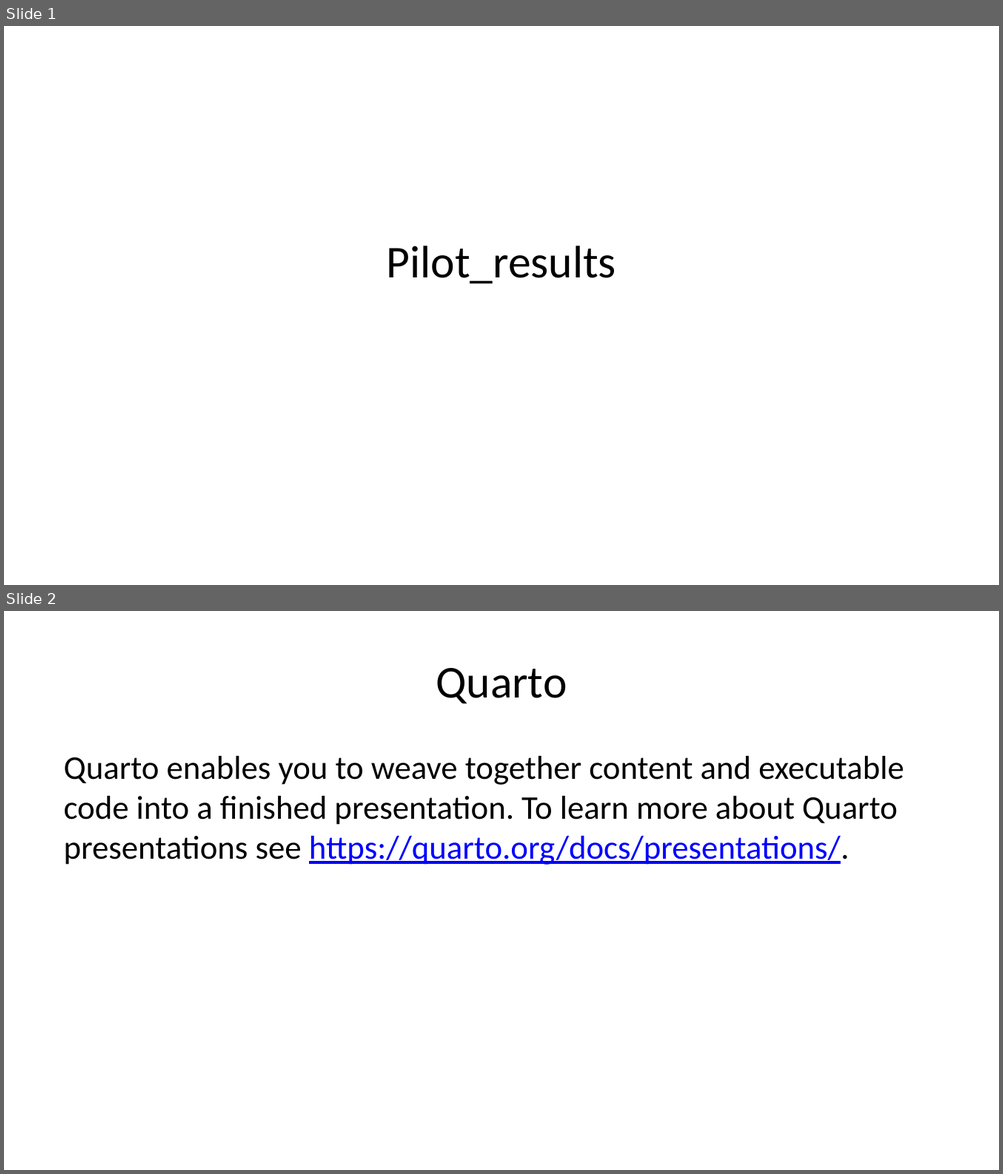
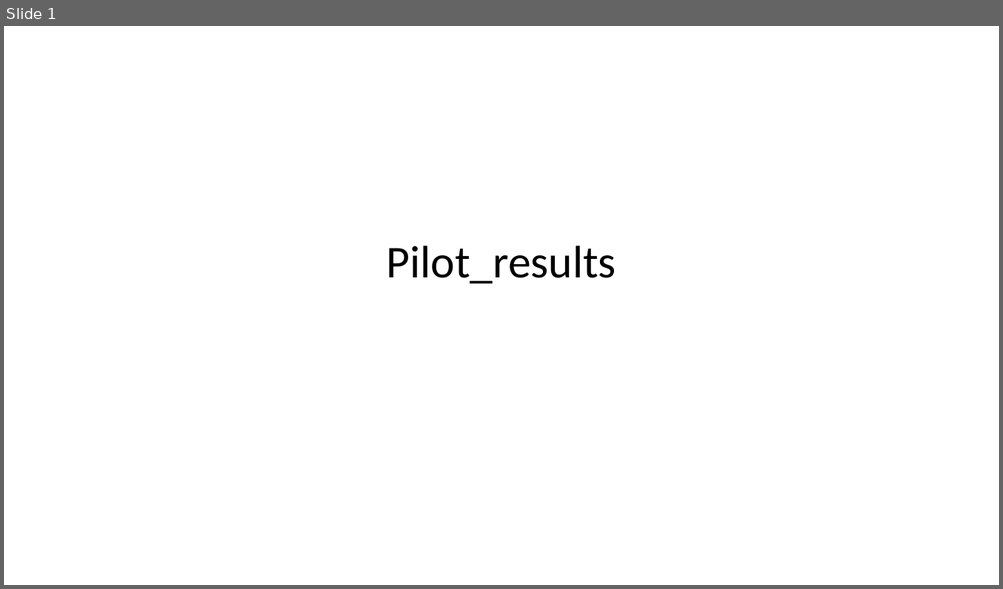
Before and after one commit to Carlos-Ballon/CAUSAS_CVD, a slide deck: report_sources/Pilot_results.pptx. Shown one above the other, each under a label of ours: slides 1 and 2 before the commit, slide 1 after it. The pictures are 1003x1174 and 1003x589 pixels, drawn with LibreOffice and Linux fonts; fonts in the diff are those of the drawing. Boxes give left, top, right and bottom in pixels: in the first picture for what was removed or moved away, otherwise in the second. Text is boxed around its words. In the diff, an @@ line names an element or a change of style, - is before the commit and + after.

```diff
--- a/report_sources/Pilot_results.pptx
+++ b/report_sources/Pilot_results.pptx
@@ slide 2 removed at (4,611,999,1170), background #FFFFFF @@
@@ title removed at (435,668,566,703) @@
-Quarto
@@ text removed at (64,756,904,865) @@
-Quarto enables you to weave together content and executable code into a finished presentation. To learn more about Quarto presentations see https://quarto.org/docs/presentations/.
```
Also in this commit, not shown: 1 slide changed, 3 slides added, 6 other slides removed, 2 other files.
